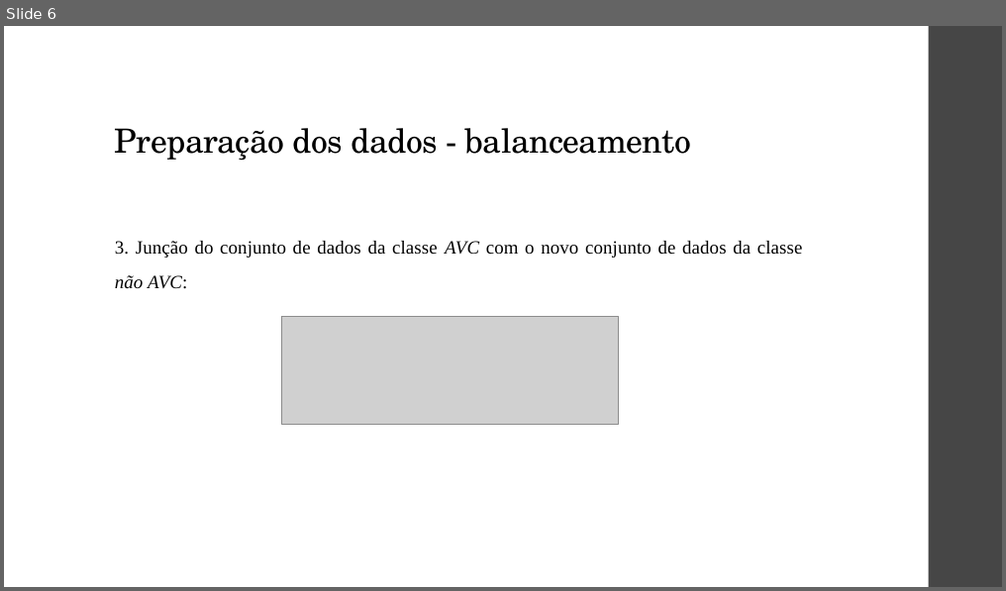
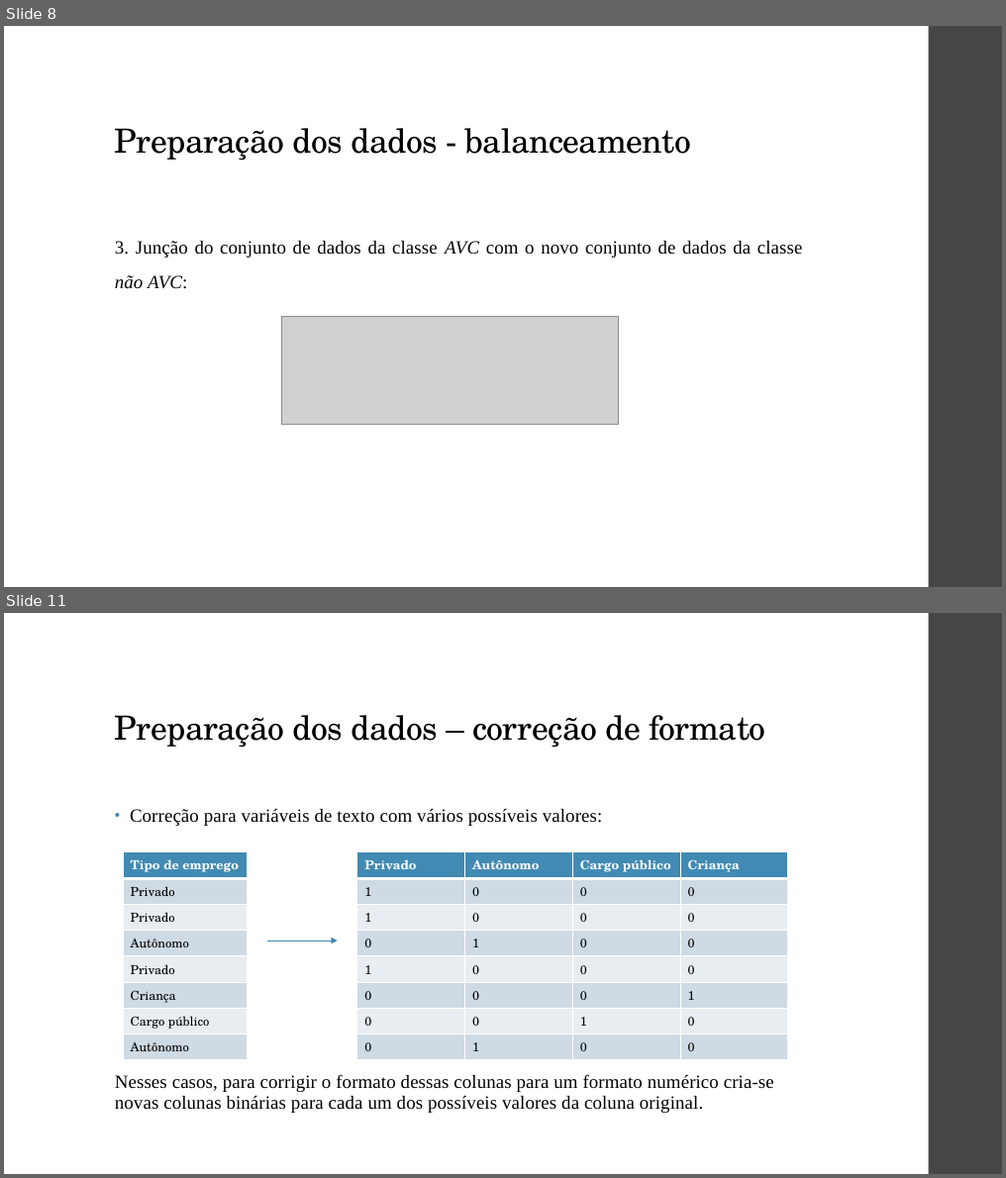
Before and after one commit to ViniPilan/avc-modeling, a slide deck: apresentação.pptx. Shown one above the other, each under a label of ours: slide 6 before the commit, slides 8 and 11 after it; the slides between them are not shown. The pictures are 1006x591 and 1006x1178 pixels, drawn with LibreOffice and Linux fonts; fonts in the diff are those of the drawing; grey boxes stand for pictures. Boxes give left, top, right and bottom in pixels: in the first picture for what was removed or moved away, otherwise in the second. Text is boxed around its words. In the diff, an @@ line names an element or a change of style, - is before the commit and + after.

```diff
--- a/apresentação.pptx
+++ b/apresentação.pptx
@@ slide 11 added at box(4, 613, 1002, 1174), background #FFFFFF; not listed: 1 template element that a slide beside it also shows @@
@@ title added at box(115, 715, 765, 748), 32 pt, text #000000 @@
+Preparação dos dados – correção de formato
@@ text added at box(115, 809, 774, 1113), 18 pt, text #000000 @@
+• Correção para variáveis de texto com vários possíveis valores:
+Nesses casos, para corrigir o formato dessas colunas para um formato numérico cria-se novas colunas binárias para cada um dos possíveis valores da coluna original.
@@ table added at box(123, 852, 248, 1056), 8 rows, 1 columns @@
+Tipo de emprego
+Privado
+Privado
+Autônomo
+Privado
+Criança
+Cargo público
+Autônomo
@@ table added at box(357, 852, 788, 1056), 8 rows, 4 columns @@
+Privado | Autônomo | Cargo público | Criança
+1 | 0 | 0 | 0
+1 | 0 | 0 | 0
+0 | 1 | 0 | 0
+1 | 0 | 0 | 0
+0 | 0 | 0 | 1
+0 | 0 | 1 | 0
+0 | 1 | 0 | 0
@@ arrow added from (267, 941) to (338, 941), #418AB3 0.75 pt @@
@@ what was slide 6 is now slide 8 @@
```
Also in this commit, not shown: 3 slides changed, 11 other slides added.
